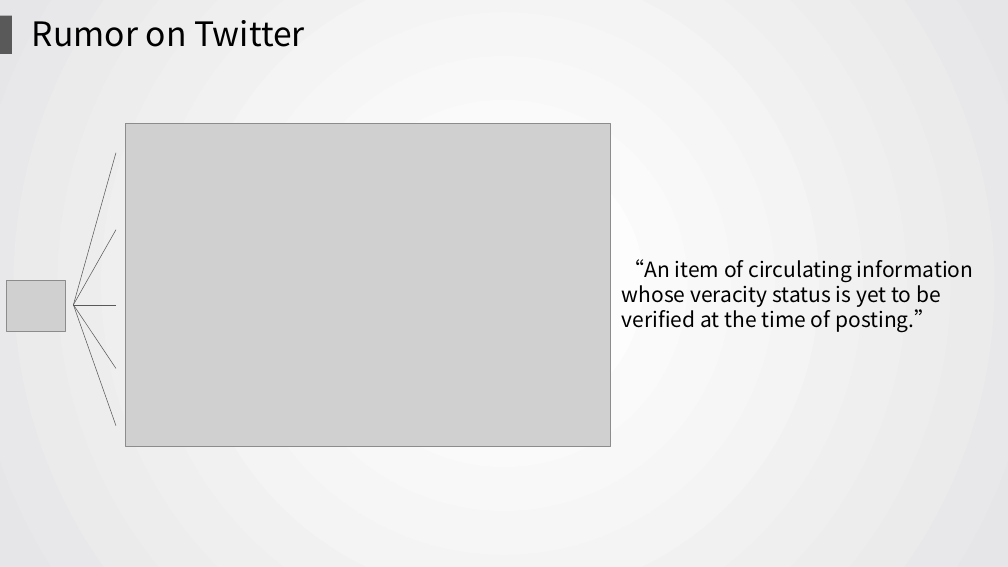
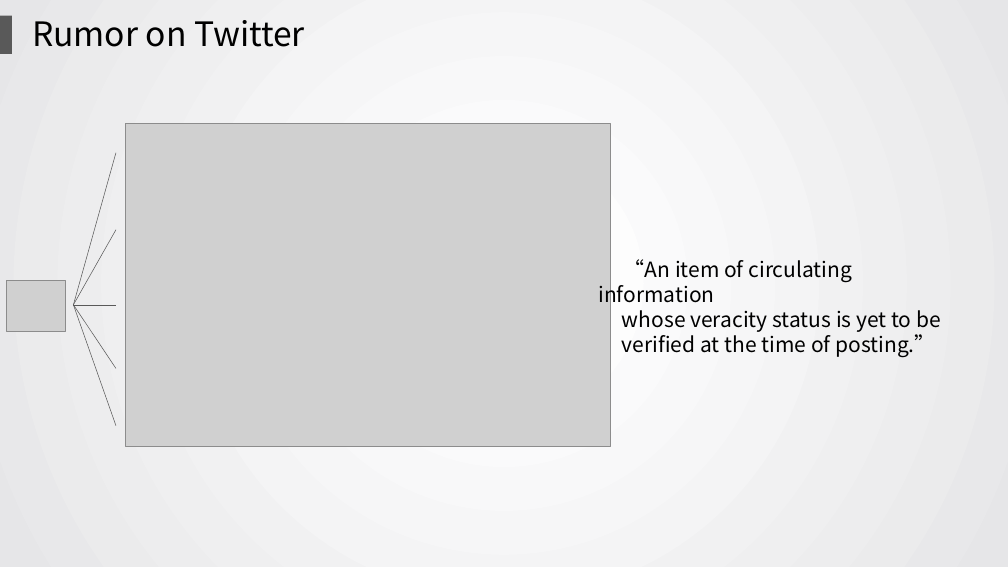
Before and after one commit to wolvestotem/Rumor-Detection, a slide deck: slide 4 of 580presentation.pptx. Drawn at 1008x567 pixels with LibreOffice and Linux fonts; fonts in the diff are those of the drawing; grey boxes stand for pictures. Boxes give left, top, right and bottom in pixels: in the first picture for what was removed or moved away, otherwise in the second. Text is boxed around its words. In the diff, an @@ line names an element or a change of style, - is before the commit and + after.

```diff
--- a/580presentation.pptx
+++ b/580presentation.pptx
@@ text "“An item of circulating information" rewrapped from (622,259,973,332) to (598,259,941,358) @@
```
Also in this commit, not shown: 15 other slides changed, 5 slides added, 2 slides removed.
